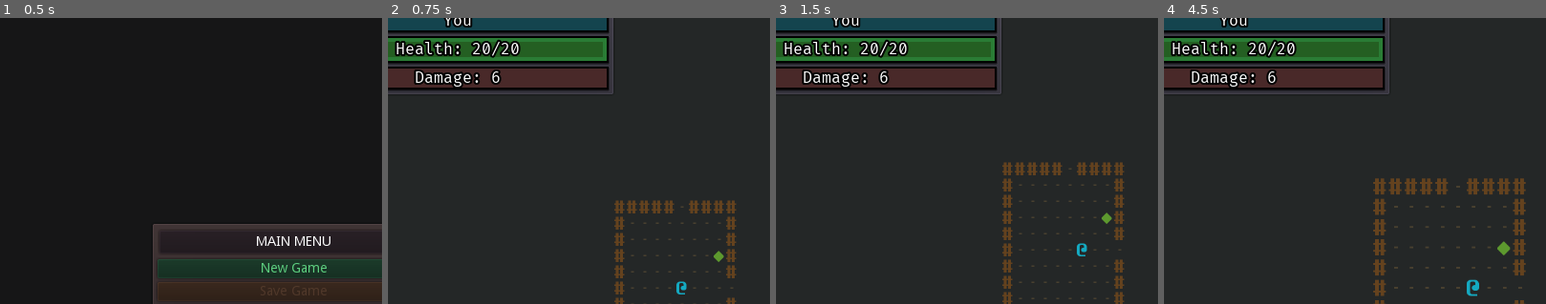
Above: before the commit, frames 1-4 (left to right).
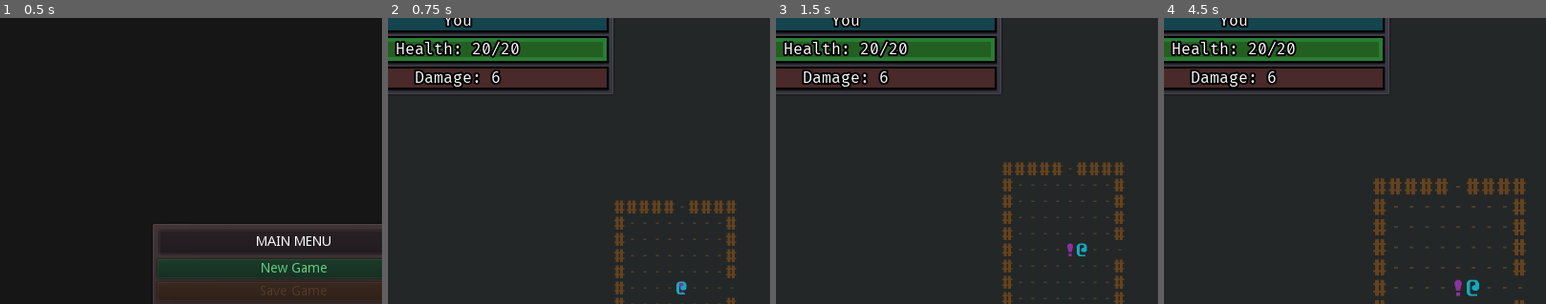
Above: after the commit, the same moments.

Repository: ZenCoderGames/ZRoguelikeGame
Game: Godot game, scene res://scene/main/MainScene.tscn
The game is run twice, just before and just after one commit, with the same random seed, the same clock (stepped at 60 frames per second) and the same inputs.
Inputs:
- Up to frame 1 (0.5 s): no input
- Up to frame 2 (0.75 s): click "New Game" at 0.5 s
- Up to frame 3 (1.5 s): tap Enter at 1.25 s; hold Right (move_right) from 1.28 s (still down); tap S (cam_move_down) at 1.35 s
- Up to frame 4 (4.5 s): tap Space at 2, 3.5 s; release Right (move_right) at 2.03 s; hold Down (move_down) 2.03-2.78 s; tap A (cam_move_left) at 2.1 s; tap Enter at 2.75, 4.25 s; hold Right (move_right) 2.78-3.53 s; tap D (cam_move_right) at 2.85 s; hold Up (move_up) 3.53-4.28 s; tap W (cam_move_up) at 3.6 s; hold Left (move_left) from 4.28 s (still down); tap Q (cam_zoom_in) at 4.35 s
The pictures show only the part of the screen within x 12-62%, y 3-53%; the shares and areas given below are measured in that part.

Frame 1 is identical in both runs. In frame 2, less than 0.1% of the frame differs, in the area x 76-88%, y 81-97%; in frame 3, 0.1%; in frame 4, 0.2%, in the area x 76-91%, y 78-98%.

Commit message:
Bug fixes and qol improvements to item spawning

Diff:
--- a/resource/dungeons.json
+++ b/resource/dungeons.json
@@ -1,32 +1,44 @@
 {
 	"dungeons": [
 		{
-			"numRooms": 3,
+			"numRooms": 6,
 			"roomMinRows": 8,
 			"roomMaxRows": 12,
 			"roomMinCols": 8,
-			"roomMaxCols": 12
+			"roomMaxCols": 12,
+			"itemCountMin": 2,
+			"itemCountMax": 4,
+			"itemHeighestTier": 2
 		},
 		{
-			"numRooms": 9,
+			"numRooms": 8,
 			"roomMinRows": 8,
 			"roomMaxRows": 12,
 			"roomMinCols": 8,
-			"roomMaxCols": 12
+			"roomMaxCols": 12,
+			"itemCountMin": 3,
+			"itemCountMax": 5,
+			"itemHeighestTier": 3
 		},
 		{
 			"numRooms": 10,
 			"roomMinRows": 9,
 			"roomMaxRows": 14,
 			"roomMinCols": 9,
-			"roomMaxCols": 14
+			"roomMaxCols": 14,
+			"itemCountMin": 4,
+			"itemCountMax": 7,
+			"itemHeighestTier": 4
 		},
 		{
-			"numRooms": 10,
+			"numRooms": 12,
 			"roomMinRows": 9,
 			"roomMaxRows": 14,
 			"roomMinCols": 9,
-			"roomMaxCols": 14
+			"roomMaxCols": 14,
+			"itemCountMin": 3,
+			"itemCountMax": 5,
+			"itemHeighestTier": 5
 		}
 	]
 }
--- a/resource/items.json
+++ b/resource/items.json
@@ -9,6 +9,7 @@
 			"type": "GEAR",
 			"slot": "WEAPON",
 			"tier": 0,
+			"maxCount": 1,
 			"stats": [
 				{
 					"type": "DAMAGE",
@@ -25,6 +26,7 @@
 			"type": "GEAR",
 			"slot": "WEAPON",
 			"tier": 1,
+			"maxCount": 1,
 			"stats": [
 				{
 					"type": "DAMAGE",
@@ -41,6 +43,7 @@
 			"type": "GEAR",
 			"slot": "WEAPON",
 			"tier": 2,
+			"maxCount": 1,
 			"passiveId": "LIFESTEAL_ON_KILL"
 		},
 		{
@@ -52,6 +55,7 @@
 			"path": "entity/items/consumables/Consumable_Tier1.tscn",
 			"type": "CONSUMABLE",
 			"tier": 0,
+			"maxCount": 3,
 			"statModifiers": [
 				{
 					"type": "HEALTH",
@@ -68,6 +72,7 @@
 			"path": "entity/items/consumables/Consumable_Tier2.tscn",
 			"type": "CONSUMABLE",
 			"tier": 0,
+			"maxCount": 3,
 			"statusEffectId": "BARRIER"
 		},
 		{
@@ -79,6 +84,7 @@
 			"path": "entity/items/consumables/Consumable_Tier2.tscn",
 			"type": "CONSUMABLE",
 			"tier": 2,
+			"maxCount": 2,
 			"statModifiers": [
 				{
 					"type": "HEALTH",
@@ -95,6 +101,7 @@
 			"path": "entity/items/spells/Spell_Tier1.tscn",
 			"type": "SPELL",
 			"tier": 2,
+			"maxCount": 3,
 			"spellId": "LIGHTNING_BOLT"
 		},
 		{
@@ -106,6 +113,7 @@
 			"path": "entity/items/spells/Spell_Tier1.tscn",
 			"type": "SPELL",
 			"tier": 2,
+			"maxCount": 2,
 			"spellId": "GROUND_POUND"
 		}
 	]
--- a/scene/main/MainScene.tscn
+++ b/scene/main/MainScene.tscn
@@ -43,7 +43,6 @@
 [node name="Battle" type="Node2D" parent="."]
 script = ExtResource( 4 )
 timeBetweenMoves = 0.2
-dontSpawnEnemies = true
 
 [node name="PlayerInput" type="Node" parent="Battle"]
 script = ExtResource( 3 )
--- a/scripts/battle/BattleInstance.gd
+++ b/scripts/battle/BattleInstance.gd
@@ -90,10 +90,13 @@
 
 func _on_game_over():
 	onGameOver = true
+	Dungeon.isDungeonFinished = true
 
 func _on_dungeon_completed():
 	screenFade.visible = true
 	_toggle_main_menu()
+
+	Dungeon.isDungeonFinished = true
 
 	yield(get_tree().create_timer(0.2), "timeout")
 
@@ -104,6 +107,7 @@
 func _on_game_end():
 	_toggle_main_menu()
 	victoryUI.visible = true
+	Dungeon.isDungeonFinished = true
 
 # DUNGEONS
 func _init_dungeon_data():
--- a/scripts/battle/Dungeon.gd
+++ b/scripts/battle/Dungeon.gd
@@ -14,24 +14,30 @@
 var turnsTaken:int = -1
 
 var loadedScenes:Array = []
+var itemSpawnedMap:Dictionary = {}
 
 var battleInstance:BattleInstance
 
 var dataManager:DungeonDataManager
 var dungeonData:DungeonData
+
+var isDungeonFinished:bool
 
 func init(battleInst:BattleInstance, dungeonDataRef:DungeonData):
 	battleInstance = battleInst
 	dungeonData = dungeonDataRef
+	_init_data()
+	isDungeonFinished = false
 
 func create(recreatePlayer:bool) -> void:
 	_init_rooms()
 	_init_connections()
 	_init_path()
-	_init_data()
-	_init_enemies()
 	_init_items()
 	_init_player(recreatePlayer)
+	_init_enemies()
+
+	_on_turn_taken(0, 0)
 
 func _init_rooms():
 	rooms = []
@@ -198,7 +204,8 @@
 	reverse_path.append(startRoom)
 
 func _init_data():
-	dataManager = DungeonDataManager.new()
+	if dataManager==null:
+		dataManager = DungeonDataManager.new()
 
 func _init_enemies():
 	if battleInstance.dontSpawnEnemies:
@@ -208,8 +215,8 @@
 		startRoom.generate_enemy(battleInstance.debugSpawnEnemyInFirstRoom)
 
 	var minCostPerRoom:int = 5
-	var extraCostForSingleRoom:int = 10
-	var scalingCostPerRoom:int = 5
+	var extraCostForSingleRoom:int = 5
+	var scalingCostPerRoom:int = 3
 	var numCriticalPathRooms = reverse_path.size();
 	for room in rooms:
 		if room.isStartRoom:
@@ -240,30 +247,69 @@
 
 	if !battleInstance.debugSpawnItemInFirstRoom.empty():
 		startRoom.generate_item(battleInstance.debugSpawnItemInFirstRoom)
-		startRoom.generate_item("PRISMATIC_SHIELD")
-
-	var itemDataList:Array = Utils.duplicate_array(dataManager.itemDataList)
+
+	var itemDataList = Utils.duplicate_array(dataManager.itemDataList)
 	itemDataList.shuffle()
 
-	print(itemDataList.size())
-	for room in rooms:
-		# single rooms
-		if !room.isStartRoom and room.connections.size()==1:
+	var numItems:int = dungeonData.itemCountMin + randi() % (dungeonData.itemCountMax - dungeonData.itemCountMin)
+	var maxItemsReached:bool = false
+	var roomVisitedMap:Dictionary = {}
+
+	# Single rooms only
+	for room in rooms:
+		if roomVisitedMap.has(room):
+			continue
+
+		if room.isStartRoom or room.connections.size()>1:
+			continue
+
+		for itemData in itemDataList:
+			if itemData.tier > dungeonData.itemHeighestTier:
+				continue
+
+			if itemSpawnedMap.has(itemData.id) and itemSpawnedMap[itemData.id]>itemData.maxCount:
+				continue
+
+			if itemData.tier>=1:
+				roomVisitedMap[room] = true
+				_spawn_item(room, itemData)
+				numItems = numItems - 1
+				if numItems==0:
+					maxItemsReached = true
+				break
+
+		if maxItemsReached:
+			break
+
+	# If there are still remaining items to be populated
+	if !maxItemsReached:
+		for room in rooms:
+			if roomVisitedMap.has(room):
+				continue
+
 			for itemData in itemDataList:
-				if itemData.tier >= 2:
-					room.generate_item(itemData.id)
-					itemDataList.erase(itemData)
+				if itemData.tier > dungeonData.itemHeighestTier:
+					continue
+
+				if itemSpawnedMap.has(itemData.id) and itemSpawnedMap[itemData.id]>itemData.maxCount:
+					continue
+
+				if itemData.tier <= dungeonData.itemHeighestTier:
+					_spawn_item(room, itemData)
+					numItems = numItems - 1
+					if numItems==0:
+						maxItemsReached = true
 					break
-		else:
-			for itemData in itemDataList:
-				if itemData.tier < 2:
-					room.generate_item(itemData.id)
-					itemDataList.erase(itemData)
-					break
-
-	"""for room in rooms:
-		if !room.isStartRoom:
-			room.generate_items(randi() % 2)"""
+
+			if maxItemsReached:
+				break
+
+func _spawn_item(room, itemData):
+	room.generate_item(itemData.id)
+	if itemSpawnedMap.has(itemData.id):
+		itemSpawnedMap[itemData.id] = itemSpawnedMap[itemData.id] + 1
+	else:
+		itemSpawnedMap[itemData.id] = 1
 
 func _init_player(recreatePlayer:bool):
 	var cell:DungeonCell = rooms[0].get_safe_starting_cell()
@@ -276,12 +322,13 @@
 		player.move_to_cell(cell)
 		turnsTaken = turnsTaken - 1
 
-	_on_turn_taken(0, 0)
-
 func _on_player_spell_activated(item):
 	_on_turn_taken(0, 0)
 
 func _on_turn_taken(x, y):
+	if isDungeonFinished:
+		return
+
 	emit_signal("OnStartTurn")
 	player.pre_update()
 	player.cell.room.pre_update_entities()
@@ -304,8 +351,10 @@
 func clean_up(fullRefreshDungeon:bool=true):
 	if fullRefreshDungeon:
 		for loadedScene in loadedScenes:
-			loadedScene.queue_free()
+			loadedScene.free()
 		loadedScenes.clear()
+
+		player = null
 
 	for room in rooms:
 		room.clean_up()
--- a/scripts/battle/data/DungeonData.gd
+++ b/scripts/battle/data/DungeonData.gd
@@ -7,6 +7,9 @@
 var roomMaxRows:int
 var roomMinCols:int
 var roomMaxCols:int
+var itemCountMin:int
+var itemCountMax:int
+var itemHeighestTier:int
 
 func _init(dataJS):
 	numRooms = Utils.get_data_from_json(dataJS, "numRooms", 3)
@@ -14,3 +17,6 @@
 	roomMaxRows = Utils.get_data_from_json(dataJS, "roomMaxRows", 5)
 	roomMinCols = Utils.get_data_from_json(dataJS, "roomMinCols", 3)
 	roomMaxCols = Utils.get_data_from_json(dataJS, "roomMaxCols", 5)
+	itemCountMin = Utils.get_data_from_json(dataJS, "itemCountMin", 2)
+	itemCountMax = Utils.get_data_from_json(dataJS, "itemCountMax", 4)
+	itemHeighestTier = Utils.get_data_from_json(dataJS, "itemHeighestTier", 3)
--- a/scripts/battle/data/items/ItemData.gd
+++ b/scripts/battle/data/items/ItemData.gd
@@ -32,6 +32,8 @@
 var passiveId:String
 var statusEffectId:String
 
+var maxCount:int
+
 var disable:bool
 
 func _init(itemDataJS):
@@ -41,6 +43,7 @@
 	fullDescription = itemDataJS["fullDescription"]
 	path = itemDataJS["path"]
 	tier = itemDataJS["tier"]
+	maxCount =  Utils.get_data_from_json(itemDataJS, "maxCount", 1)
 
 	var itemType = itemDataJS["type"]
 	if ITEM_TYPE.has(itemType):
Not shown, changed: todoProgress.txt
